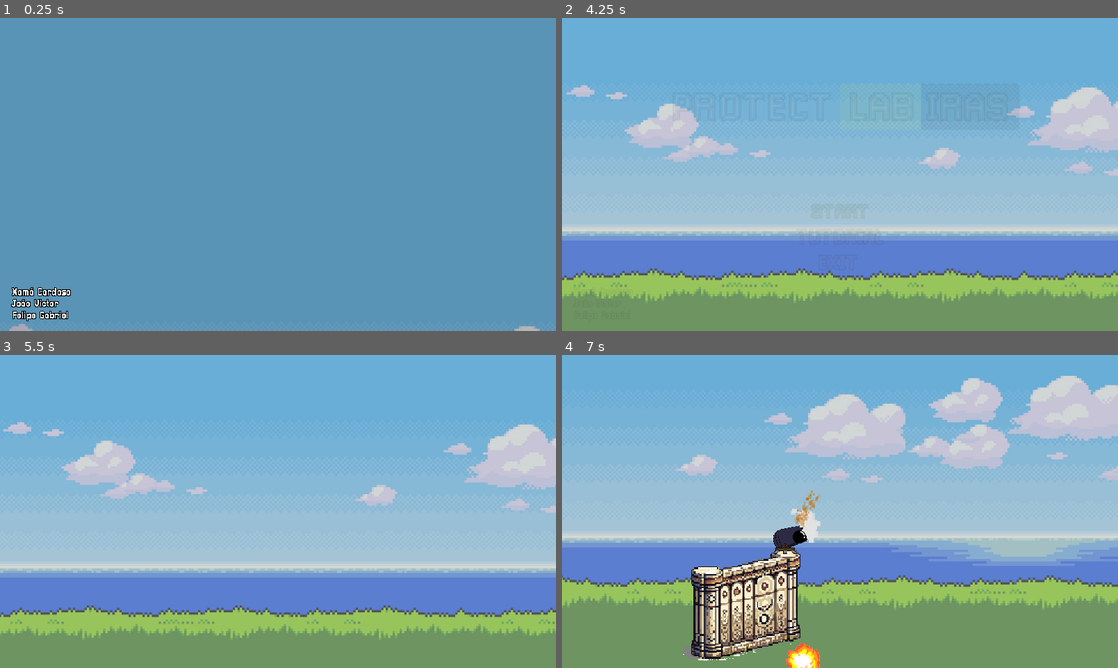
Above: before the commit, frames 1-4 (two rows, left to right).
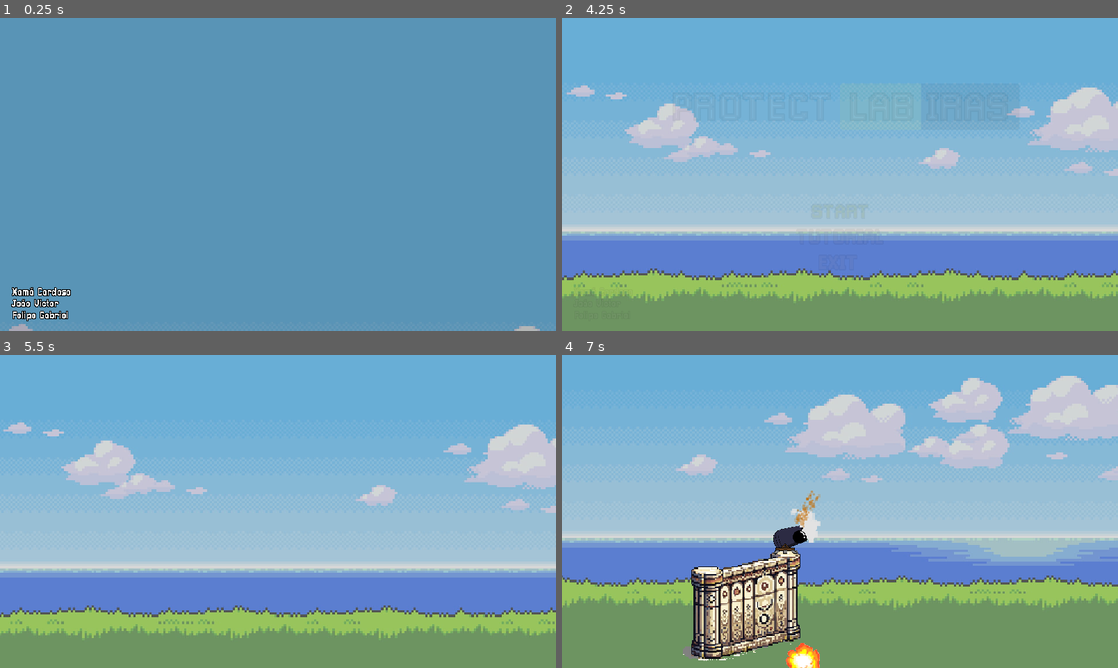
Above: after the commit, the same moments.

Repository: GabrFelps/Protect-LABIRAS
Game: Godot game, scene res://scenes/menu.tscn
The game is run twice, just before and just after one commit, with the same random seed, the same clock (stepped at 60 frames per second) and the same inputs. Sound files missing from this copy of the repository are replaced by a short silence.
Inputs (mouse positions are in pixels of both pictures, inside the frame that each line leads up to):
- Up to frame 1 (0.25 s): no input
- Up to frame 2 (4.25 s): move the mouse to (962, 158) at 0.52 s; click (962, 158) at 0.67 s; move the mouse to (728, 190) at 1.27 s; click (728, 190) at 1.42 s; move the mouse to (895, 105) at 2.02 s; click (895, 105) at 2.17 s; move the mouse to (812, 237) at 2.77 s; click (812, 237) at 2.92 s; click "START" at 3.5 s
- Up to frame 3 (5.5 s): click "START" at 4.25 s; move the mouse to (444, 558) at 5.02 s; click (444, 558) at 5.17 s
- Up to frame 4 (7 s): move the mouse to (673, 464) at 5.77 s; click (673, 464) at 5.92 s; move the mouse to (867, 511) at 6.52 s; click (867, 511) at 6.67 s

The runs differ from the first frame. In frame 1, less than 0.1% of the frame differs, in the area x 2-96%, y 98-100%; in frame 2, 0.4%; in frame 3, 0.4%; in frame 4, 0.4%, in the area x 0-100%, y 6-100%.

Commit message:
feat: label de quando o muro toma dano, label de quando o inimigo morre, mostrando o score

Diff:
--- a/game/project.godot
+++ b/game/project.godot
@@ -10,7 +10,6 @@
 
 [application]
 
-config/name="Protect LABIRAS"
 run/main_scene="res://scenes/menu.tscn"
 config/features=PackedStringArray("4.2", "GL Compatibility")
 boot_splash/bg_color=Color(0, 0, 0, 1)
@@ -49,5 +48,6 @@
 
 [rendering]
 
+textures/canvas_textures/default_texture_filter=0
 renderer/rendering_method="gl_compatibility"
 renderer/rendering_method.mobile="gl_compatibility"
--- a/game/scenes/game_over.tscn
+++ b/game/scenes/game_over.tscn
@@ -1,9 +1,8 @@
-[gd_scene load_steps=5 format=3 uid="uid://c8ule27ihf7di"]
+[gd_scene load_steps=4 format=3 uid="uid://c8ule27ihf7di"]
 
 [ext_resource type="Script" path="res://scripts/GameOver.gd" id="1_73jd0"]
 [ext_resource type="Texture2D" uid="uid://ddt4n4bmnj1mi" path="res://assets/background_menu.jpg" id="2_m8d73"]
 [ext_resource type="Theme" uid="uid://bni87gmhyxwr2" path="res://assets/themes/menu.tres" id="3_ye08q"]
-[ext_resource type="AudioStream" uid="uid://cijd3an7a0d2f" path="res://sounds/BGM/game_over.wav" id="4_ykh6a"]
 
 [node name="GameOver" type="Node2D"]
 script = ExtResource("1_73jd0")
@@ -81,7 +80,6 @@
 zoom = Vector2(0.67, 0.67)
 
 [node name="AudioPlayer" type="AudioStreamPlayer" parent="."]
-stream = ExtResource("4_ykh6a")
 pitch_scale = 0.95
 autoplay = true
 
--- /dev/null
+++ b/game/scenes/points_text.tscn
@@ -0,0 +1,12 @@
+[gd_scene load_steps=3 format=3 uid="uid://cgc1vudfakivb"]
+
+[ext_resource type="Theme" uid="uid://bni87gmhyxwr2" path="res://assets/themes/menu.tres" id="1_1luh3"]
+[ext_resource type="Script" path="res://scripts/utils/points_text.gd" id="2_pcqj2"]
+
+[node name="Label" type="Label"]
+offset_right = 56.0
+offset_bottom = 23.0
+theme = ExtResource("1_1luh3")
+text = "+50 pts."
+vertical_alignment = 1
+script = ExtResource("2_pcqj2")
--- a/game/scenes/world.tscn
+++ b/game/scenes/world.tscn
@@ -134,6 +134,7 @@
 vertical_alignment = 1
 
 [node name="Pause" parent="." instance=ExtResource("7_yc2xl")]
+visible = false
 
 [node name="Enemies" type="Node2D" parent="."]
 
--- a/game/scripts/enemy.gd
+++ b/game/scripts/enemy.gd
@@ -53,15 +53,19 @@
 	await (get_tree().create_timer(0.15).timeout);
 	sprite_node.material.set("shader_parameter/active", false);
 
-func die():
+func die(no_points = false):
 	Global.dead_enemies_in_wave += 1;
-	var _previousPoints = Global.points;
-	Global.points += POINTS;
 	# verificando se a quantidade de inimigos mortos é igual ao quantidade max de inimigos da wave atual
 	if (Global.dead_enemies_in_wave == Global.max_enemy_per_wave):
 		emit_signal("all_enemies_died");
+
 	init_explosion();
-	emit_signal("enemy_died", _previousPoints, Global.points);
+	if !no_points:
+		show_points();
+		var _previousPoints = Global.points;
+		Global.points += POINTS;
+		emit_signal("enemy_died", _previousPoints, Global.points);
+
 	queue_free();
 
 ## função para acionar partícula de explosão
@@ -71,3 +75,11 @@
 	_particle.global_position = self.global_position;
 	_particle.global_rotation = self.global_rotation;
 	_particle.emitting = true;
+
+## Mostra uma label de quantos pontos o jogador ganhou após derrotar esse inimigo
+func show_points():
+	var _pointsLabel = PointsLabel.new();
+	_pointsLabel.text = "+ " + str(POINTS)+ "pts";
+	_pointsLabel.scale = Vector2(1.5, 1.5);
+	_pointsLabel.global_position = global_position - (Vector2(32.0, 20.0) * _pointsLabel.scale.x);
+	get_parent().add_child(_pointsLabel);
--- a/game/scripts/enemy_hitbox.gd
+++ b/game/scripts/enemy_hitbox.gd
@@ -6,7 +6,15 @@
 	if _areaParent.has_method("take_damage"):
 		var _atk = Attack.new();
 		_atk.attack_damage = get_parent().DAMAGE;
-		var _point = get_parent().POINTS;
-		Global.points -= _point;
 		_areaParent.take_damage(_atk);
-	get_parent().die();
+		show_damage_label(_atk.attack_damage)
+
+	get_parent().die(true);
+
+func show_damage_label(points):
+	var _damageLabel = PointsLabel.new();
+	_damageLabel.text = "- " + str(points)+ "HP";
+	_damageLabel.scale = Vector2(2.0, 2.0);
+	_damageLabel.modulate = Color.RED;
+	_damageLabel.global_position = get_parent().global_position - (Vector2(32.0, 20.0) * _damageLabel.scale.x);
+	get_parent().get_parent().add_child(_damageLabel);
--- /dev/null
+++ b/game/scripts/utils/points_text.gd
@@ -0,0 +1,23 @@
+extends Label
+class_name PointsLabel
+
+func _ready():
+	self.theme = load("res://assets/themes/menu.tres");
+	fadeTextAnimation();
+	set_process(false);
+	await(get_tree().create_timer(1.3).timeout);
+	set_process(true);
+
+func _process(delta):
+	visible = !visible;
+
+func fadeTextAnimation():
+	var _posTween = get_tree().create_tween();
+	_posTween.tween_property(
+		self,
+		"position",
+		Vector2(position.x, position.y - 32),
+		2.0
+	).set_trans(Tween.TRANS_SINE);
+	await _posTween.finished;
+	queue_free();
Binary file added: game/assets/ongoing/wall-1.png
Binary file changed: game/data/enemy_db.damage.translation
Binary file changed: game/data/enemy_db.max.translation
Binary file changed: game/data/enemy_db.points.translation
Binary file changed: game/data/enemy_db.speed.translation
Binary file changed: game/data/enemy_db.wave.translation
Binary file changed: game/data/game_db.cannon.translation
Binary file changed: game/data/game_db.wall.translation
